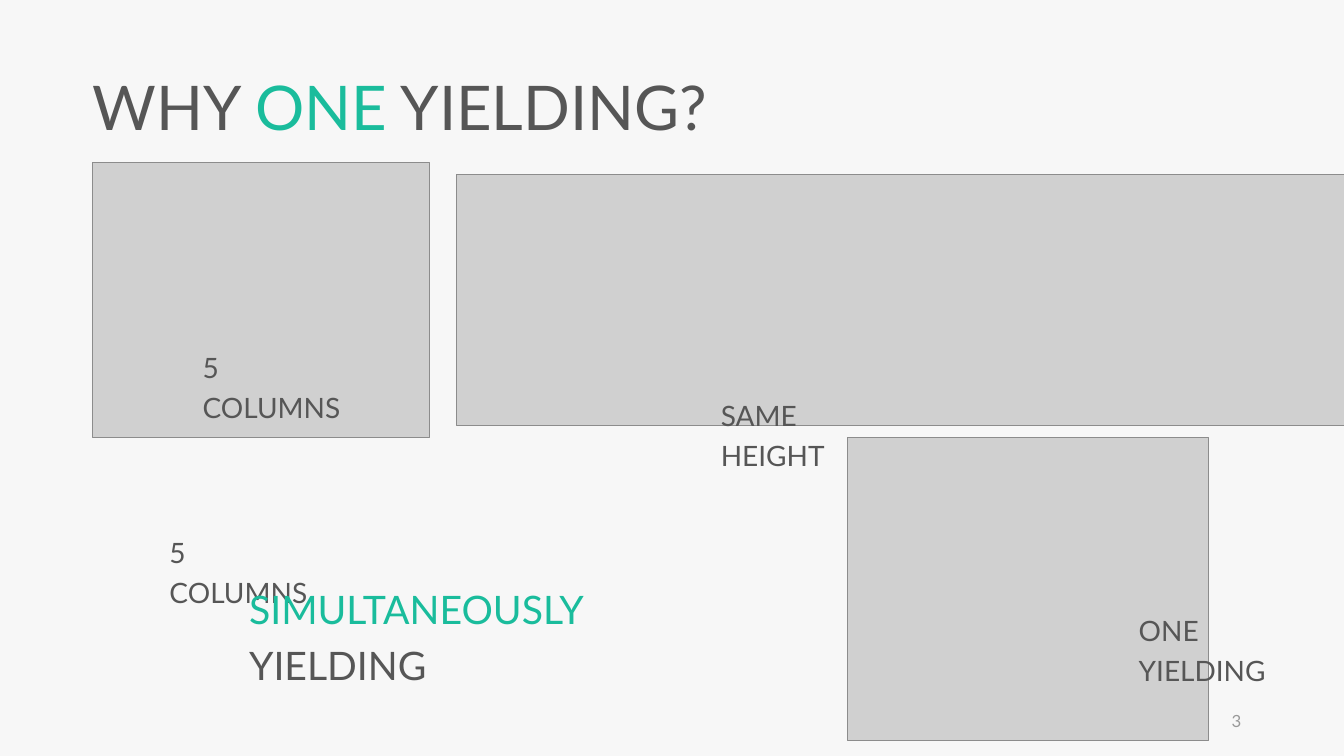
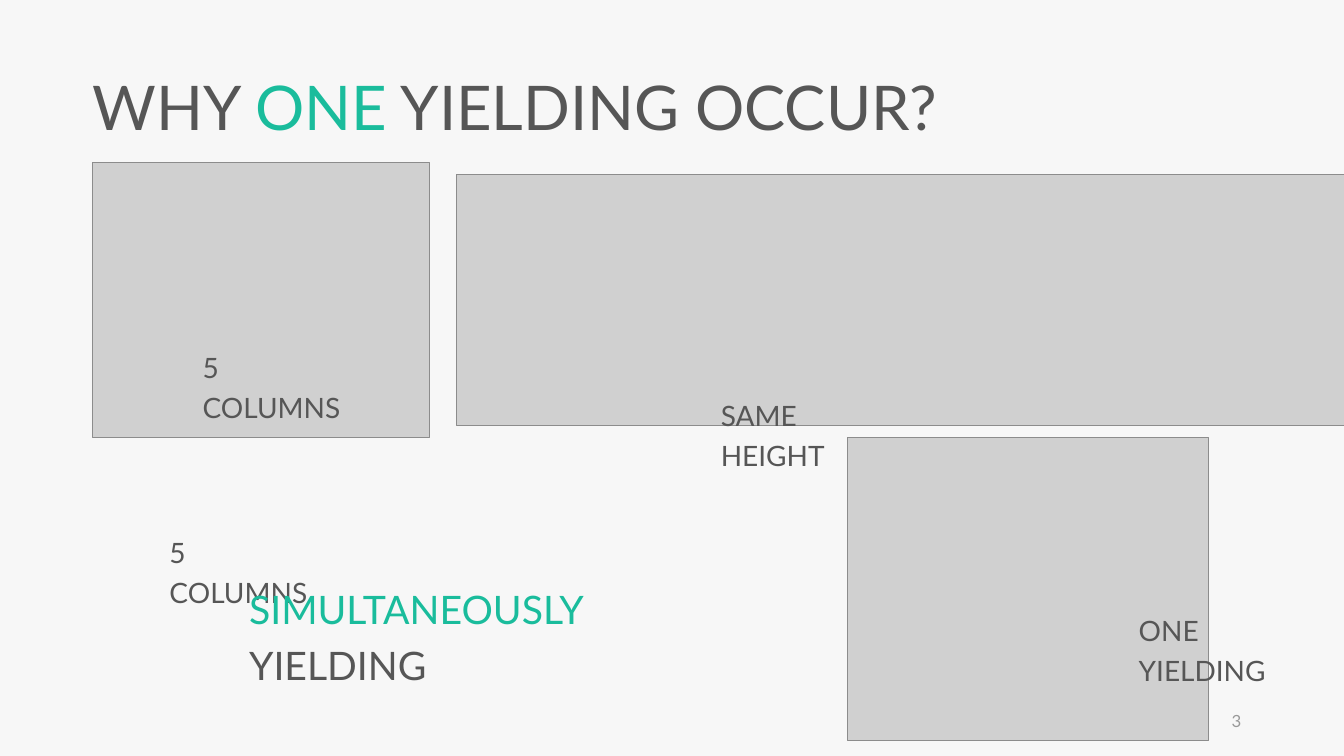
Before and after one commit to skyran1278/VbaProject, a slide deck: slide 3 of 20180126_SmartSplice/20180920_Meeting/20180920 Meeting.pptx. Drawn at 1344x756 pixels with LibreOffice and Linux fonts; fonts in the diff are those of the drawing; grey boxes stand for pictures. Boxes give left, top, right and bottom in pixels: in the first picture for what was removed or moved away, otherwise in the second. Text is boxed around its words. In the diff, an @@ line names an element or a change of style, - is before the commit and + after.

```diff
--- a/20180126_SmartSplice/20180920_Meeting/20180920 Meeting.pptx
+++ b/20180126_SmartSplice/20180920_Meeting/20180920 Meeting.pptx
@@ text at <box>93,85,937,131</box>: text changed @@
-WHY ONE YIELDING?
+WHY ONE YIELDING OCCUR?
```
Also in this commit, not shown: 10 other slides changed, 12 slides added, 2 slides removed, 6 other files.
